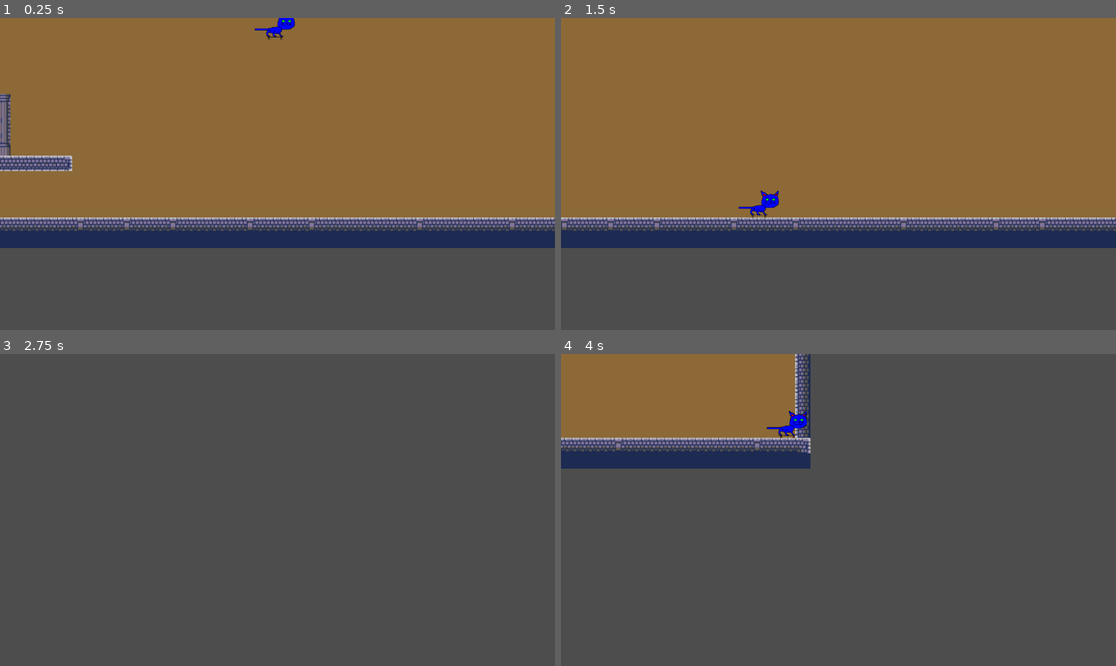
Above: before the commit, frames 1-4 (two rows, left to right).
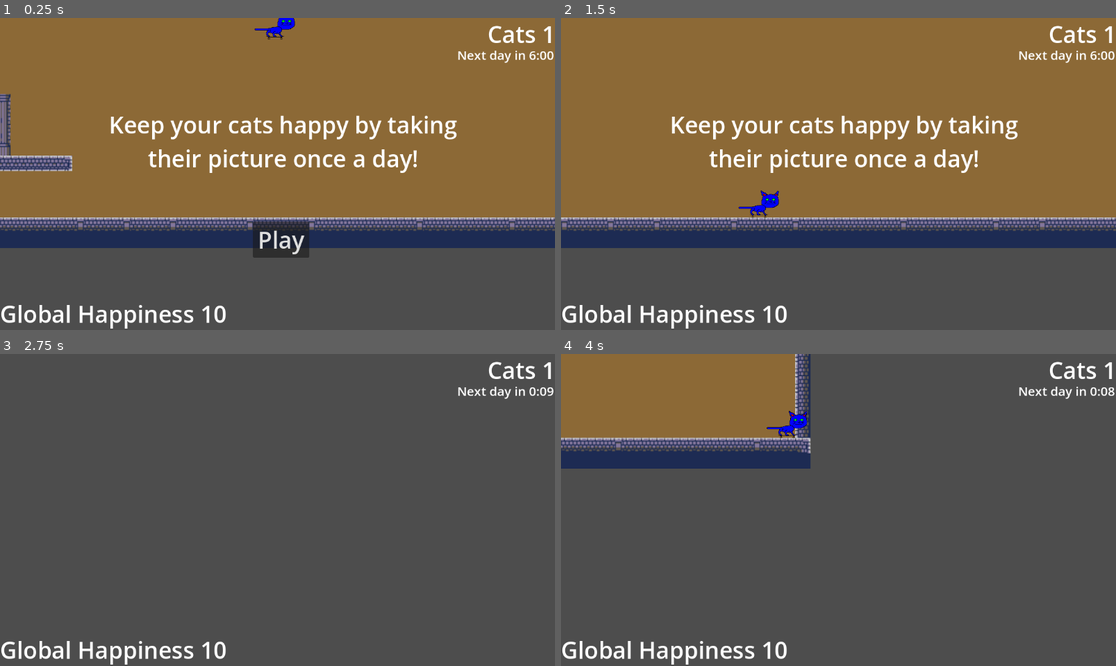
Above: after the commit, the same moments.

Repository: lfatton/UpsiJam22
Game: Godot game, scene res://Main.tscn
The game is run twice, just before and just after one commit, with the same random seed, the same clock (stepped at 60 frames per second) and the same inputs.
Inputs (mouse positions are in pixels of both pictures, inside the frame that each line leads up to):
- Up to frame 1 (0.25 s): no input
- Up to frame 2 (1.5 s): click (844, 239) at 0.5 s, where only the run after the commit has a clickable "Play"; tap Enter at 1.25 s; hold D (move_right) from 1.28 s (still down)
- Up to frame 3 (2.75 s): release D (move_right) at 2.03 s; hold S (move_down) from 2.03 s (still down)
- Up to frame 4 (4 s): release S (move_down) at 2.78 s; hold D (move_right) 2.78-3.53 s; tap Space at 3.5 s; hold W (move_up) from 3.53 s (still down)

The runs differ from the first frame. In frame 1, 5.1% of the frame differs, in the area x 0-100%, y 2-100%; in frame 2, 3.9%; in frame 3, 1.4%; in frame 4, 1.4%.

Commit message:
huuuuuuuud

Diff:
--- /dev/null
+++ b/HUD.gd
@@ -0,0 +1,40 @@
+extends CanvasLayer
+
+signal start_game
+
+
+func show_message(text):
+	$Message.text = text
+	$Message.show()
+	$MessageTimer.start()
+
+
+func show_game_over():
+	show_message("Oh no! All your cats are unhappy :(\nGame Over :((")
+	await $MessageTimer
+	$Message.text = "Keep your cats happy by taking\ntheir picture once a day!"
+	$Message.show()
+	await get_tree().create_timer(1)
+	$StartButton.show()
+
+
+func update_day(day):
+	$DaysPassed.text = "Cats " + str(day)
+
+
+func update_time_left(time):
+	$TimeLeftInDay.text = "Next day in " + "%d:%02d" % [floor(time / 60), int(time) % 60]
+
+
+func update_happiness(score):
+	$HappinessScore.text = "Global happiness " + str(score)
+
+
+func _on_start_button_pressed():
+	$StartButton.hide()
+	$MessageTimer.start()
+	emit_signal("start_game")
+
+
+func _on_message_timer_timeout():
+	$Message.hide()
--- /dev/null
+++ b/HUD.tscn
@@ -0,0 +1,86 @@
+[gd_scene load_steps=3 format=3 uid="uid://m34p2hvudxok"]
+
+[ext_resource type="Script" path="res://HUD.gd" id="1_4ry1j"]
+[ext_resource type="FontFile" uid="uid://c6onnnit7lbi1" path="res://assets/fonts/Xolonium-Regular.ttf" id="1_214ob"]
+
+[node name="HUD" type="CanvasLayer"]
+script = ExtResource("1_4ry1j")
+
+[node name="HappinessScore" type="Label" parent="."]
+anchors_preset = 2
+anchor_top = 1.0
+anchor_bottom = 1.0
+offset_top = -61.0
+offset_right = 518.0
+grow_vertical = 0
+theme_override_fonts/font = ExtResource("1_214ob")
+theme_override_font_sizes/font_size = 48
+text = "Global Happiness 10"
+
+[node name="DaysPassed" type="Label" parent="."]
+anchors_preset = 1
+anchor_left = 1.0
+anchor_right = 1.0
+offset_left = -45.0
+offset_bottom = 81.0
+grow_horizontal = 0
+theme_override_fonts/font = ExtResource("1_214ob")
+theme_override_font_sizes/font_size = 48
+text = "Cats 1"
+horizontal_alignment = 2
+
+[node name="StartButton" type="Button" parent="."]
+anchors_preset = 8
+anchor_left = 0.5
+anchor_top = 0.5
+anchor_right = 0.5
+anchor_bottom = 0.5
+offset_left = -51.0
+offset_top = 103.0
+offset_right = 66.0
+offset_bottom = 169.0
+grow_horizontal = 2
+grow_vertical = 2
+theme_override_fonts/font = ExtResource("1_214ob")
+theme_override_font_sizes/font_size = 48
+text = "Play"
+
+[node name="Message" type="Label" parent="."]
+anchors_preset = 14
+anchor_top = 0.5
+anchor_right = 1.0
+anchor_bottom = 0.5
+offset_left = 181.0
+offset_top = -129.0
+offset_right = -157.0
+offset_bottom = -7.0
+grow_horizontal = 2
+grow_vertical = 2
+theme_override_fonts/font = ExtResource("1_214ob")
+theme_override_font_sizes/font_size = 48
+text = "Keep your cats happy by taking their picture once a day!"
+horizontal_alignment = 1
+autowrap_mode = 2
+
+[node name="TimeLeftInDay" type="Label" parent="."]
+anchors_preset = 6
+anchor_left = 1.0
+anchor_top = 0.5
+anchor_right = 1.0
+anchor_bottom = 0.5
+offset_left = -198.0
+offset_top = -265.0
+offset_right = -2.0
+offset_bottom = -229.0
+grow_horizontal = 0
+grow_vertical = 2
+theme_override_fonts/font = ExtResource("1_214ob")
+theme_override_font_sizes/font_size = 26
+text = "Next day in 6:00"
+
+[node name="MessageTimer" type="Timer" parent="."]
+wait_time = 2.0
+one_shot = true
+
+[connection signal="pressed" from="StartButton" to="." method="_on_start_button_pressed"]
+[connection signal="timeout" from="MessageTimer" to="." method="_on_message_timer_timeout"]
--- a/Main.gd
+++ b/Main.gd
@@ -1,5 +1,7 @@
 extends Node
 
+var day
+var gameStarted = false
 
 # Called when the node enters the scene tree for the first time.
 func _ready():
@@ -8,5 +10,24 @@
 
 # Called every frame. 'delta' is the elapsed time since the previous frame.
 func _process(delta):
+	if (gameStarted):
+		$Camera/HUD.update_time_left($DayTimer.time_left)
+
 	if Input.is_action_pressed("quit"):
 		get_tree().quit()
+
+
+func new_game():
+	day = 1
+	$StartTimer.start()
+
+
+func _on_start_timer_timeout():
+	$DayTimer.start()
+	gameStarted = true
+
+
+
+func _on_day_timer_timeout():
+	day += 1
+	$Camera/HUD.update_day(day)
--- a/Main.tscn
+++ b/Main.tscn
@@ -1,10 +1,115 @@
 [gd_scene load_steps=6 format=3 uid="uid://d10ywgcto66kl"]
 
 [ext_resource type="Script" path="res://Main.gd" id="1_8kdw8"]
-[ext_resource type="PackedScene" path="res://Camera.tscn" id="2_t3e0o"]
+[ext_resource type="PackedScene" uid="uid://c1wweel51262r" path="res://Camera.tscn" id="2_t3e0o"]
+[ext_resource type="PackedScene" uid="uid://m34p2hvudxok" path="res://HUD.tscn" id="3_3fj3k"]
+[ext_resource type="Texture2D" uid="uid://b80y73vdy2tfc" path="res://assets/Stronghold_Terrain_Tileset.png" id="3_aylhi"]
 [ext_resource type="PackedScene" uid="uid://bup6fufkddi7v" path="res://scenes/world/world1.tscn" id="3_1nrms"]
 [ext_resource type="PackedScene" uid="uid://gjpgn3u26ki3" path="res://scenes/Chat.tscn" id="4_3ofkk"]
 [ext_resource type="PackedScene" uid="uid://dusx2d14ehw6t" path="res://scenes/actions/Idle.tscn" id="5_yko50"]
+
+[sub_resource type="TileSetAtlasSource" id="TileSetAtlasSource_ymu3k"]
+texture = ExtResource("3_aylhi")
+0:0/0 = 0
+1:0/0 = 0
+2:0/0 = 0
+3:0/0 = 0
+4:0/0 = 0
+5:0/0 = 0
+6:0/0 = 0
+7:0/0 = 0
+8:0/0 = 0
+9:0/0 = 0
+10:0/0 = 0
+11:0/0 = 0
+12:0/0 = 0
+0:1/0 = 0
+1:1/0 = 0
+2:1/0 = 0
+3:1/0 = 0
+4:1/0 = 0
+5:1/0 = 0
+6:1/0 = 0
+7:1/0 = 0
+8:1/0 = 0
+9:1/0 = 0
+10:1/0 = 0
+11:1/0 = 0
+12:1/0 = 0
+13:1/0 = 0
+0:2/0 = 0
+1:2/0 = 0
+2:2/0 = 0
+3:2/0 = 0
+4:2/0 = 0
+5:2/0 = 0
+6:2/0 = 0
+7:2/0 = 0
+8:2/0 = 0
+9:2/0 = 0
+10:2/0 = 0
+11:2/0 = 0
+12:2/0 = 0
+13:2/0 = 0
+0:3/0 = 0
+1:3/0 = 0
+2:3/0 = 0
+3:3/0 = 0
+4:3/0 = 0
+5:3/0 = 0
+6:3/0 = 0
+7:3/0 = 0
+8:3/0 = 0
+9:3/0 = 0
+10:3/0 = 0
+11:3/0 = 0
+12:3/0 = 0
+13:3/0 = 0
+0:4/0 = 0
+1:4/0 = 0
+2:4/0 = 0
+3:4/0 = 0
+4:4/0 = 0
+5:4/0 = 0
+6:4/0 = 0
+7:4/0 = 0
+8:4/0 = 0
+9:4/0 = 0
+10:4/0 = 0
+11:4/0 = 0
+12:4/0 = 0
+13:4/0 = 0
+0:5/0 = 0
+1:5/0 = 0
+2:5/0 = 0
+3:5/0 = 0
+4:5/0 = 0
+5:5/0 = 0
+6:5/0 = 0
+7:5/0 = 0
+8:5/0 = 0
+9:5/0 = 0
+10:5/0 = 0
+11:5/0 = 0
+12:5/0 = 0
+13:5/0 = 0
+0:6/0 = 0
+1:6/0 = 0
+2:6/0 = 0
+3:6/0 = 0
+4:6/0 = 0
+5:6/0 = 0
+6:6/0 = 0
+7:6/0 = 0
+8:6/0 = 0
+9:6/0 = 0
+10:6/0 = 0
+11:6/0 = 0
+12:6/0 = 0
+13:6/0 = 0
+
+[sub_resource type="TileSet" id="TileSet_ae20w"]
+sources/0 = SubResource("TileSetAtlasSource_ymu3k")
 
 [node name="Main" type="Node"]
 script = ExtResource("1_8kdw8")
@@ -28,3 +133,16 @@
 position = Vector2(578, 404)
 
 [node name="Idle" parent="Chat" instance=ExtResource("5_yko50")]
+[node name="HUD" parent="Camera" instance=ExtResource("3_3fj3k")]
+
+
+[node name="StartTimer" type="Timer" parent="."]
+wait_time = 2.0
+one_shot = true
+
+[node name="DayTimer" type="Timer" parent="."]
+wait_time = 10.0
+
+[connection signal="start_game" from="Camera/HUD" to="." method="new_game"]
+[connection signal="timeout" from="StartTimer" to="." method="_on_start_timer_timeout"]
+[connection signal="timeout" from="DayTimer" to="." method="_on_day_timer_timeout"]
